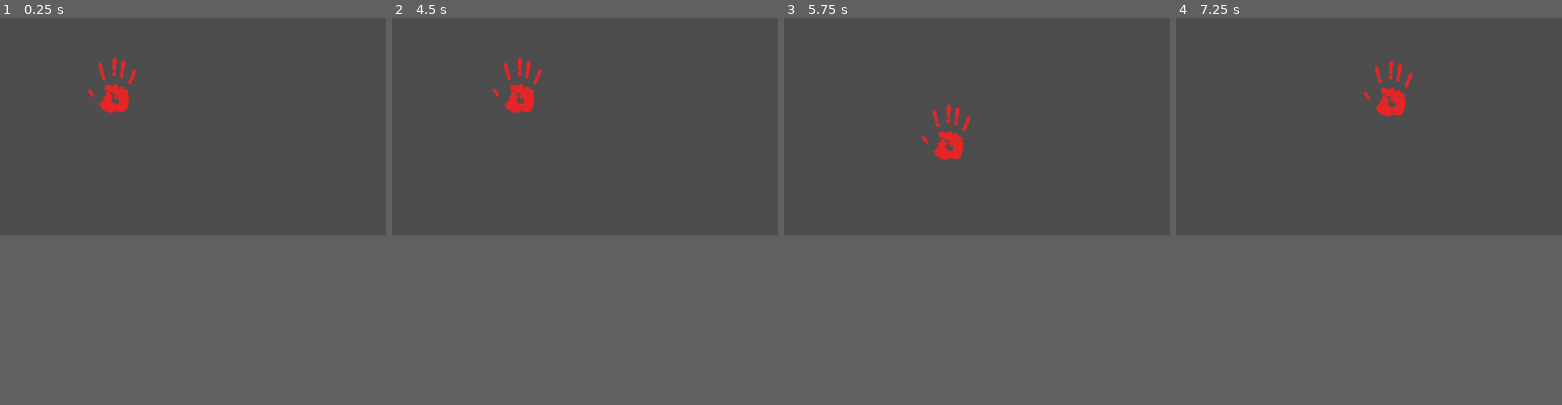
Above: before the commit, frames 1-4 (left to right).
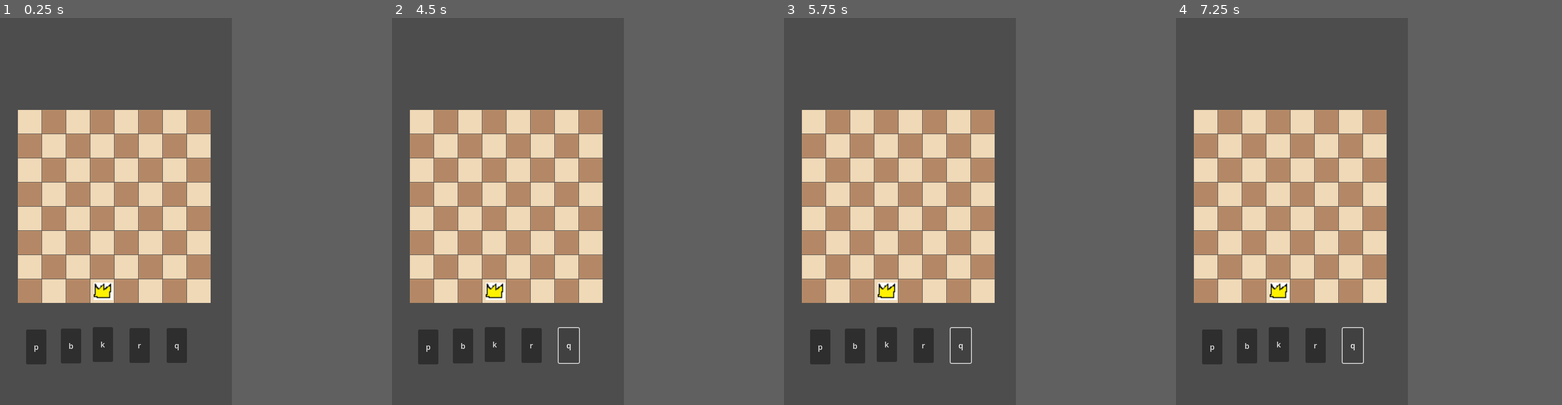
Above: after the commit, the same moments.

Repository: mljkvc/Blokejd-GameJam
Game: Godot game, scene res://scenes/manager.tscn
The game is run twice, just before and just after one commit, with the same random seed, the same clock (stepped at 60 frames per second) and the same inputs. Before the commit the project starts from res://scenes/pomeranje.tscn.
Inputs (mouse positions are in pixels of both pictures, inside the frame that each line leads up to):
- Up to frame 1 (0.25 s): no input
- Up to frame 2 (4.5 s): click (453, 203) at 0.5 s, where only the run after the commit has a clickable "p"; click (511, 203) at 1.25 s, where only the run after the commit has a clickable "b"; click (561, 199) at 2 s, where only the run after the commit has a clickable "k"; click (623, 199) at 2.75 s, where only the run after the commit has a clickable "r"; click (685, 199) at 3.5 s, where only the run after the commit has a clickable "q"; tap Enter at 4.25 s; hold D (move_right) from 4.28 s (still down)
- Up to frame 3 (5.75 s): release D (move_right) at 5.03 s; hold S (move_down) from 5.03 s (still down)
- Up to frame 4 (7.25 s): release S (move_down) at 5.78 s; hold D (move_right) 5.78-6.53 s; hold W (move_up) from 6.53 s (still down)
In our replay, the window is 799x449 before the commit and 480x800 after it. These sizes can differ from the game's own. Grey fills any space a smaller window leaves; there, only what the larger window draws over its background counts as a difference.

The runs differ from the first frame. In frame 1, 27% of the frame differs, in the area x 4-55%, y 10-90%; in frame 2, 27%; in frame 3, 26%; in frame 4, 27%.

Commit message:
filip prvi komit

Diff:
--- a/project.godot
+++ b/project.godot
@@ -11,9 +11,14 @@
 [application]
 
 config/name="Blokejd"
-run/main_scene="res://scenes/pomeranje.tscn"
+run/main_scene="res://scenes/manager.tscn"
 config/features=PackedStringArray("4.3", "Forward Plus")
 config/icon="res://icon.svg"
+
+[display]
+
+window/size/viewport_width=480
+window/size/viewport_height=800
 
 [input]
 
--- /dev/null
+++ b/scenes/black_tile.tscn
@@ -0,0 +1,8 @@
+[gd_scene load_steps=2 format=3 uid="uid://syfdbmrl1bkx"]
+
+[ext_resource type="Texture2D" uid="uid://dxac7ni3r62bd" path="res://sprites/black_tile.png" id="1_8ejyt"]
+
+[node name="BlackTile" type="Node2D"]
+
+[node name="Sprite2D" type="Sprite2D" parent="."]
+texture = ExtResource("1_8ejyt")
--- /dev/null
+++ b/scenes/board.tscn
@@ -0,0 +1,199 @@
+[gd_scene load_steps=4 format=3 uid="uid://cffjfd7urab5o"]
+
+[ext_resource type="Script" path="res://scripts/board.gd" id="1_enk6x"]
+[ext_resource type="PackedScene" uid="uid://dfejgkxncmso5" path="res://scenes/white_tile.tscn" id="1_r21r0"]
+[ext_resource type="PackedScene" uid="uid://syfdbmrl1bkx" path="res://scenes/black_tile.tscn" id="2_bc4xd"]
+
+[node name="Board" type="Node2D"]
+script = ExtResource("1_enk6x")
+
+[node name="tile_a_2" parent="." instance=ExtResource("1_r21r0")]
+position = Vector2(0, 300)
+
+[node name="tile_a_4" parent="." instance=ExtResource("1_r21r0")]
+position = Vector2(0, 200)
+
+[node name="tile_a_6" parent="." instance=ExtResource("1_r21r0")]
+position = Vector2(0, 100)
+
+[node name="tile_a_8" parent="." instance=ExtResource("1_r21r0")]
+
+[node name="tile_b_1" parent="." instance=ExtResource("1_r21r0")]
+position = Vector2(50, 350)
+
+[node name="tile_b_3" parent="." instance=ExtResource("1_r21r0")]
+position = Vector2(50, 250)
+
+[node name="tile_b_5" parent="." instance=ExtResource("1_r21r0")]
+position = Vector2(50, 150)
+
+[node name="tile_b_7" parent="." instance=ExtResource("1_r21r0")]
+position = Vector2(50, 50)
+
+[node name="tile_c_2" parent="." instance=ExtResource("1_r21r0")]
+position = Vector2(100, 300)
+
+[node name="tile_c_4" parent="." instance=ExtResource("1_r21r0")]
+position = Vector2(100, 200)
+
+[node name="tile_c_6" parent="." instance=ExtResource("1_r21r0")]
+position = Vector2(100, 100)
+
+[node name="tile_c_8" parent="." instance=ExtResource("1_r21r0")]
+position = Vector2(100, 0)
+
+[node name="tile_d_1" parent="." instance=ExtResource("1_r21r0")]
+position = Vector2(150, 350)
+
+[node name="tile_d_3" parent="." instance=ExtResource("1_r21r0")]
+position = Vector2(150, 250)
+
+[node name="tile_d_5" parent="." instance=ExtResource("1_r21r0")]
+position = Vector2(150, 150)
+
+[node name="tile_d_7" parent="." instance=ExtResource("1_r21r0")]
+position = Vector2(150, 50)
+
+[node name="tile_e_2" parent="." instance=ExtResource("1_r21r0")]
+position = Vector2(200, 300)
+
+[node name="tile_e_4" parent="." instance=ExtResource("1_r21r0")]
+position = Vector2(200, 200)
+
+[node name="tile_e_6" parent="." instance=ExtResource("1_r21r0")]
+position = Vector2(200, 100)
+
+[node name="tile_e_8" parent="." instance=ExtResource("1_r21r0")]
+position = Vector2(200, 0)
+
+[node name="tile_f_1" parent="." instance=ExtResource("1_r21r0")]
+position = Vector2(250, 350)
+
+[node name="tile_f_3" parent="." instance=ExtResource("1_r21r0")]
+position = Vector2(250, 250)
+
+[node name="tile_f_5" parent="." instance=ExtResource("1_r21r0")]
+position = Vector2(250, 150)
+
+[node name="tile_f_7" parent="." instance=ExtResource("1_r21r0")]
+position = Vector2(250, 50)
+
+[node name="tile_g_2" parent="." instance=ExtResource("1_r21r0")]
+position = Vector2(300, 300)
+
+[node name="tile_g_4" parent="." instance=ExtResource("1_r21r0")]
+position = Vector2(300, 200)
+
+[node name="tile_g_6" parent="." instance=ExtResource("1_r21r0")]
+position = Vector2(300, 100)
+
+[node name="tile_g_8" parent="." instance=ExtResource("1_r21r0")]
+position = Vector2(300, 0)
+
+[node name="tile_h_1" parent="." instance=ExtResource("1_r21r0")]
+position = Vector2(350, 350)
+
+[node name="tile_h_3" parent="." instance=ExtResource("1_r21r0")]
+position = Vector2(350, 250)
+
+[node name="tile_h_5" parent="." instance=ExtResource("1_r21r0")]
+position = Vector2(350, 150)
+
+[node name="tile_h_7" parent="." instance=ExtResource("1_r21r0")]
+position = Vector2(350, 50)
+
+[node name="tile_a_1" parent="." instance=ExtResource("2_bc4xd")]
+position = Vector2(0, 350)
+
+[node name="tile_a_3" parent="." instance=ExtResource("2_bc4xd")]
+position = Vector2(0, 250)
+
+[node name="tile_a_5" parent="." instance=ExtResource("2_bc4xd")]
+position = Vector2(0, 150)
+
+[node name="tile_a_7" parent="." instance=ExtResource("2_bc4xd")]
+position = Vector2(0, 50)
+
+[node name="tile_b_2" parent="." instance=ExtResource("2_bc4xd")]
+position = Vector2(50, 300)
+
+[node name="tile_b_4" parent="." instance=ExtResource("2_bc4xd")]
+position = Vector2(50, 200)
+
+[node name="tile_b_6" parent="." instance=ExtResource("2_bc4xd")]
+position = Vector2(50, 100)
+
+[node name="tile_b_8" parent="." instance=ExtResource("2_bc4xd")]
+position = Vector2(50, 0)
+
+[node name="tile_c_1" parent="." instance=ExtResource("2_bc4xd")]
+position = Vector2(100, 350)
+
+[node name="tile_c_3" parent="." instance=ExtResource("2_bc4xd")]
+position = Vector2(100, 250)
+
+[node name="tile_c_5" parent="." instance=ExtResource("2_bc4xd")]
+position = Vector2(100, 150)
+
+[node name="tile_c_7" parent="." instance=ExtResource("2_bc4xd")]
+position = Vector2(100, 50)
+
+[node name="tile_d_2" parent="." instance=ExtResource("2_bc4xd")]
+position = Vector2(150, 300)
+
+[node name="tile_d_4" parent="." instance=ExtResource("2_bc4xd")]
+position = Vector2(150, 200)
+
+[node name="tile_d_6" parent="." instance=ExtResource("2_bc4xd")]
+position = Vector2(150, 100)
+
+[node name="tile_d_8" parent="." instance=ExtResource("2_bc4xd")]
+position = Vector2(150, 0)
+
+[node name="tile_e_1" parent="." instance=ExtResource("2_bc4xd")]
+position = Vector2(200, 350)
+
+[node name="tile_e_3" parent="." instance=ExtResource("2_bc4xd")]
+position = Vector2(200, 250)
+
+[node name="tile_e_5" parent="." instance=ExtResource("2_bc4xd")]
+position = Vector2(200, 150)
+
+[node name="tile_e_7" parent="." instance=ExtResource("2_bc4xd")]
+position = Vector2(200, 50)
+
+[node name="tile_f_2" parent="." instance=ExtResource("2_bc4xd")]
+position = Vector2(250, 300)
+
+[node name="tile_f_4" parent="." instance=ExtResource("2_bc4xd")]
+position = Vector2(250, 200)
+
+[node name="tile_f_6" parent="." instance=ExtResource("2_bc4xd")]
+position = Vector2(250, 100)
+
+[node name="tile_f_8" parent="." instance=ExtResource("2_bc4xd")]
+position = Vector2(250, 0)
+
+[node name="tile_g_1" parent="." instance=ExtResource("2_bc4xd")]
+position = Vector2(300, 350)
+
+[node name="tile_g_3" parent="." instance=ExtResource("2_bc4xd")]
+position = Vector2(300, 250)
+
+[node name="tile_g_5" parent="." instance=ExtResource("2_bc4xd")]
+position = Vector2(300, 150)
+
+[node name="tile_g_7" parent="." instance=ExtResource("2_bc4xd")]
+position = Vector2(300, 50)
+
+[node name="tile_h_2" parent="." instance=ExtResource("2_bc4xd")]
+position = Vector2(350, 300)
+
+[node name="tile_h_4" parent="." instance=ExtResource("2_bc4xd")]
+position = Vector2(350, 200)
+
+[node name="tile_h_6" parent="." instance=ExtResource("2_bc4xd")]
+position = Vector2(350, 100)
+
+[node name="tile_h_8" parent="." instance=ExtResource("2_bc4xd")]
+position = Vector2(350, 0)
--- /dev/null
+++ b/scenes/choose_a_piece.tscn
@@ -0,0 +1,47 @@
+[gd_scene load_steps=2 format=3 uid="uid://drfkvmmmwnkal"]
+
+[ext_resource type="Script" path="res://scripts/choose_a_piece.gd" id="1_2x5qj"]
+
+[node name="ChooseAPiece" type="Node2D"]
+script = ExtResource("1_2x5qj")
+
+[node name="pawn" type="Button" parent="."]
+offset_left = 49.0
+offset_top = 35.0
+offset_right = 91.0
+offset_bottom = 107.0
+text = "p"
+
+[node name="bishop" type="Button" parent="."]
+offset_left = 121.0
+offset_top = 33.0
+offset_right = 163.0
+offset_bottom = 105.0
+text = "b"
+
+[node name="knight" type="Button" parent="."]
+offset_left = 187.0
+offset_top = 30.0
+offset_right = 229.0
+offset_bottom = 102.0
+text = "k"
+
+[node name="rook" type="Button" parent="."]
+offset_left = 263.0
+offset_top = 32.0
+offset_right = 305.0
+offset_bottom = 104.0
+text = "r"
+
+[node name="queen" type="Button" parent="."]
+offset_left = 340.0
+offset_top = 32.0
+offset_right = 382.0
+offset_bottom = 104.0
+text = "q"
+
+[connection signal="pressed" from="pawn" to="." method="_on_pawn_pressed"]
+[connection signal="pressed" from="bishop" to="." method="_on_bishop_pressed"]
+[connection signal="pressed" from="knight" to="." method="_on_knight_pressed"]
+[connection signal="pressed" from="rook" to="." method="_on_rook_pressed"]
+[connection signal="pressed" from="queen" to="." method="_on_queen_pressed"]
--- /dev/null
+++ b/scenes/main_scene.tscn
@@ -0,0 +1,18 @@
+[gd_scene load_steps=5 format=3 uid="uid://m17xntjxotlh"]
+
+[ext_resource type="Script" path="res://scripts/main_scene.gd" id="1_8d7f1"]
+[ext_resource type="PackedScene" uid="uid://cffjfd7urab5o" path="res://scenes/board.tscn" id="1_haual"]
+[ext_resource type="PackedScene" uid="uid://thuuh0y4v73r" path="res://scenes/you.tscn" id="2_s0reo"]
+[ext_resource type="PackedScene" uid="uid://drfkvmmmwnkal" path="res://scenes/choose_a_piece.tscn" id="3_il03a"]
+
+[node name="MainScene" type="Node2D"]
+script = ExtResource("1_8d7f1")
+
+[node name="Board" parent="." instance=ExtResource("1_haual")]
+position = Vector2(62, 215)
+
+[node name="You" parent="." instance=ExtResource("2_s0reo")]
+position = Vector2(214, 565)
+
+[node name="ChooseAPiece" parent="." instance=ExtResource("3_il03a")]
+position = Vector2(5, 609)
--- /dev/null
+++ b/scenes/manager.tscn
@@ -0,0 +1,9 @@
+[gd_scene load_steps=3 format=3 uid="uid://cw1p63d3pkp6p"]
+
+[ext_resource type="Script" path="res://scripts/manager.gd" id="1_ehl0j"]
+[ext_resource type="PackedScene" uid="uid://m17xntjxotlh" path="res://scenes/main_scene.tscn" id="2_efgj4"]
+
+[node name="Manager" type="Node2D"]
+script = ExtResource("1_ehl0j")
+
+[node name="MainScene" parent="." instance=ExtResource("2_efgj4")]
--- a/scenes/pomeranje.tscn
+++ b/scenes/pomeranje.tscn
@@ -20,6 +20,5 @@
 
 [node name="CollisionShape2D" type="CollisionShape2D" parent="Sprite2D/Area2D"]
 position = Vector2(2.02656e-05, -7.62939e-06)
-scale = Vector2(1, 1)
 shape = SubResource("RectangleShape2D_yjvaf")
 debug_color = Color(0.972549, 0.105882, 0.32549, 1)
--- /dev/null
+++ b/scenes/white_tile.tscn
@@ -0,0 +1,8 @@
+[gd_scene load_steps=2 format=3 uid="uid://dfejgkxncmso5"]
+
+[ext_resource type="Texture2D" uid="uid://vp4f1nv4afgm" path="res://sprites/white_tile.png" id="1_s4qri"]
+
+[node name="white_tile" type="Node2D"]
+
+[node name="Sprite2D" type="Sprite2D" parent="."]
+texture = ExtResource("1_s4qri")
--- /dev/null
+++ b/scenes/you.tscn
@@ -0,0 +1,11 @@
+[gd_scene load_steps=3 format=3 uid="uid://thuuh0y4v73r"]
+
+[ext_resource type="Script" path="res://scripts/you.gd" id="1_438vj"]
+[ext_resource type="Texture2D" uid="uid://c3dn5o6jji7l8" path="res://sprites/Untitled.png" id="1_qhsgs"]
+
+[node name="You" type="Node2D"]
+script = ExtResource("1_438vj")
+
+[node name="piece" type="Sprite2D" parent="."]
+scale = Vector2(2, 2)
+texture = ExtResource("1_qhsgs")
--- /dev/null
+++ b/scripts/board.gd
@@ -0,0 +1,11 @@
+extends Node2D
+
+
+# Called when the node enters the scene tree for the first time.
+func _ready() -> void:
+	pass # Replace with function body.
+
+
+# Called every frame. 'delta' is the elapsed time since the previous frame.
+func _process(delta: float) -> void:
+	pass
--- /dev/null
+++ b/scripts/choose_a_piece.gd
@@ -0,0 +1,32 @@
+class_name Choose_a_piece extends Node2D
+
+signal piece_chosen(piece_name: String)
+
+# Called when the node enters the scene tree for the first time.
+func _ready() -> void:
+	pass # Replace with function body.
+
+
+# Called every frame. 'delta' is the elapsed time since the previous frame.
+func _process(delta: float) -> void:
+	pass
+
+
+
+
+func _on_pawn_pressed() -> void:
+	pass # Replace with function body.
+
+func _on_bishop_pressed() -> void:
+	pass # Replace with function body.
+
+func _on_knight_pressed() -> void:
+	pass # Replace with function body.
+
+
+func _on_rook_pressed() -> void:
+	emit_signal("piece_chosen", "rook")
+
+
+func _on_queen_pressed() -> void:
+	pass # Replace with function body.
--- /dev/null
+++ b/scripts/main_scene.gd
@@ -0,0 +1,65 @@
+class_name Main_scene extends Node2D
+
+var choose_a_piece_node = null
+
+var your_piece: String = "king"
+
+var your_current_tile: String = ""
+
+# Called when the node enters the scene tree for the first time.
+func _ready() -> void:
+	show_pieces_choice()
+
+func show_pieces_choice() -> void:
+	choose_a_piece_node = $ChooseAPiece  # Zameni putanju ako je drugačija
+	choose_a_piece_node.connect("piece_chosen", Callable(self, "_on_piece_chosen"))
+
+
+
+func _on_piece_chosen(piece_name: String) -> void:
+	print("Your piece is: ", piece_name)
+	your_piece = piece_name
+	highlight_available_tiles()
+
+
+func highlight_available_tiles() -> void:
+	var available_tiles_array: Array = []
+	if your_piece == "pawn":
+		pass
+
+	if your_piece == "bishop":
+		pass
+
+	if your_piece == "knight":
+		pass
+
+	if your_piece == "rook":
+		pass
+
+	if your_piece == "queen":
+		pass
+
+
+func tile_name_to_matrix_representation(tile_name: String) -> Vector2:
+	var parts = tile_name.split("_")
+	if parts.size() != 2:
+		push_error("Invalid tile name format")
+		return Vector2(-1, -1)
+
+	var column_letter = parts[0]
+	var row_number = parts[1].to_int() - 1
+
+	var column_index = column_letter.unicode_at(0) - 'a'.unicode_at(0)
+
+	return Vector2(column_index, row_number)
+
+func matrix_representation_to_tile_name(matrix_representation: Vector2) -> String:
+	var column_letter = char('a'.unicode_at(0) + matrix_representation.x)
+	var row_number = matrix_representation.y + 1
+
+	return column_letter + "_" + str(row_number)
+
+
+# Called every frame. 'delta' is the elapsed time since the previous frame.
+func _process(delta: float) -> void:
+	pass
--- /dev/null
+++ b/scripts/manager.gd
@@ -0,0 +1,9 @@
+class_name Manager extends Node2D
+
+# Called when the node enters the scene tree for the first time.
+func _ready() -> void:
+	pass
+
+# Called every frame. 'delta' is the elapsed time since the previous frame.
+func _process(delta: float) -> void:
+	pass
--- /dev/null
+++ b/scripts/you.gd
@@ -0,0 +1,15 @@
+extends Node2D
+
+var your_tile_name = "d_1"
+var your_position: Vector2 = Vector2(7,4)
+
+@onready var piece: Sprite2D = $piece
+
+# Called when the node enters the scene tree for the first time.
+func _ready() -> void:
+	pass # Replace with function body.
+
+
+# Called every frame. 'delta' is the elapsed time since the previous frame.
+func _process(delta: float) -> void:
+	pass
Not shown: 1 places in scenes/pomeranje.tscn that only renumber resources
Binary file added: sprites/Untitled.png
Not shown, added: sprites/Untitled.png.import
Binary file added: sprites/black_tile.png
Not shown, added: sprites/black_tile.png.import
Binary file added: sprites/white_tile.png
Not shown, added: sprites/white_tile.png.import
